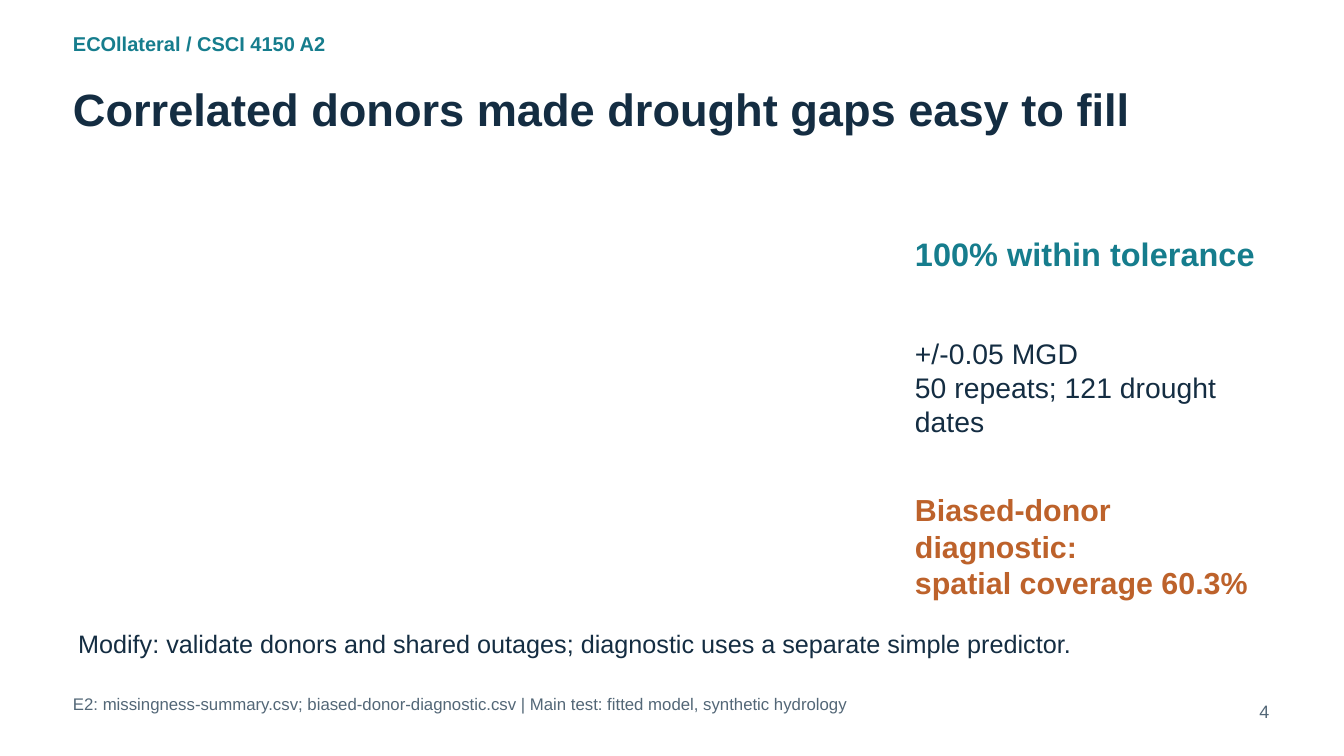
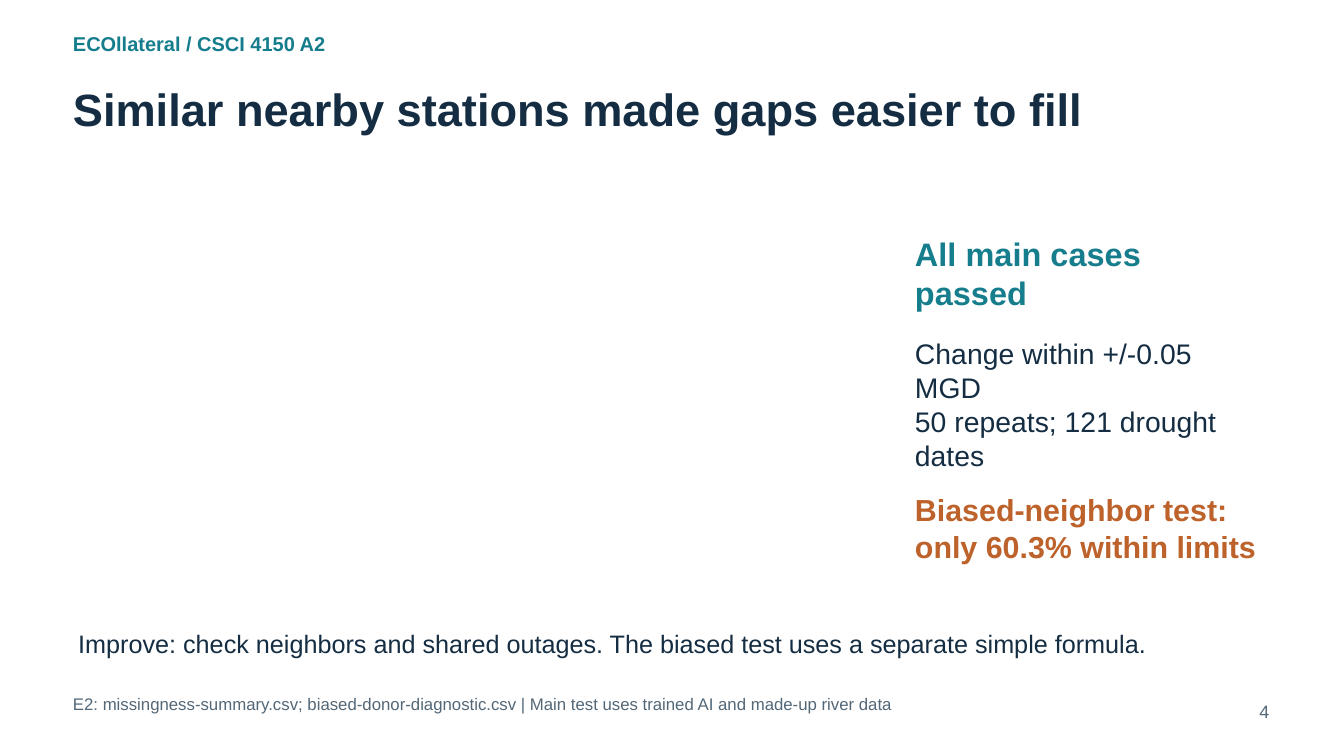
Before and after one commit to ScottLiu12/ECOllateral, a slide deck: slide 4 of docs/a2/review-slides.pptx. Drawn at 1344x756 pixels with LibreOffice and Linux fonts; fonts in the diff are those of the drawing. Boxes give left, top, right and bottom in pixels: in the first picture for what was removed or moved away, otherwise in the second. Text is boxed around its words. In the diff, an @@ line names an element or a change of style, - is before the commit and + after.

```diff
--- a/docs/a2/review-slides.pptx
+++ b/docs/a2/review-slides.pptx
@@ text at <box>73,93,1082,135</box>: text changed @@
-Correlated donors made drought gaps easy to fill
+Similar nearby stations made gaps easier to fill
@@ text at <box>915,242,1140,311</box>: text changed @@
-100% within tolerance
+All main cases passed
@@ text at <box>915,343,1192,399</box>: text changed @@
-+/-0.05 MGD
+Change within +/-0.05 MGD
@@ text at <box>915,499,1256,564</box>: text changed @@
-Biased-donor diagnostic:
-spatial coverage 60.3%
+Biased-neighbor test:
+only 60.3% within limits
@@ text at <box>78,634,1146,659</box>: text changed @@
-Modify: validate donors and shared outages; diagnostic uses a separate simple predictor.
+Improve: check neighbors and shared outages. The biased test uses a separate simple formula.
@@ text at <box>73,698,892,714</box>: text changed @@
-E2: missingness-summary.csv; biased-donor-diagnostic.csv | Main test: fitted model, synthetic hydrology
+E2: missingness-summary.csv; biased-donor-diagnostic.csv | Main test uses trained AI and made-up river data
```
Also in this commit, not shown: 5 other slides changed, 11 other files.
